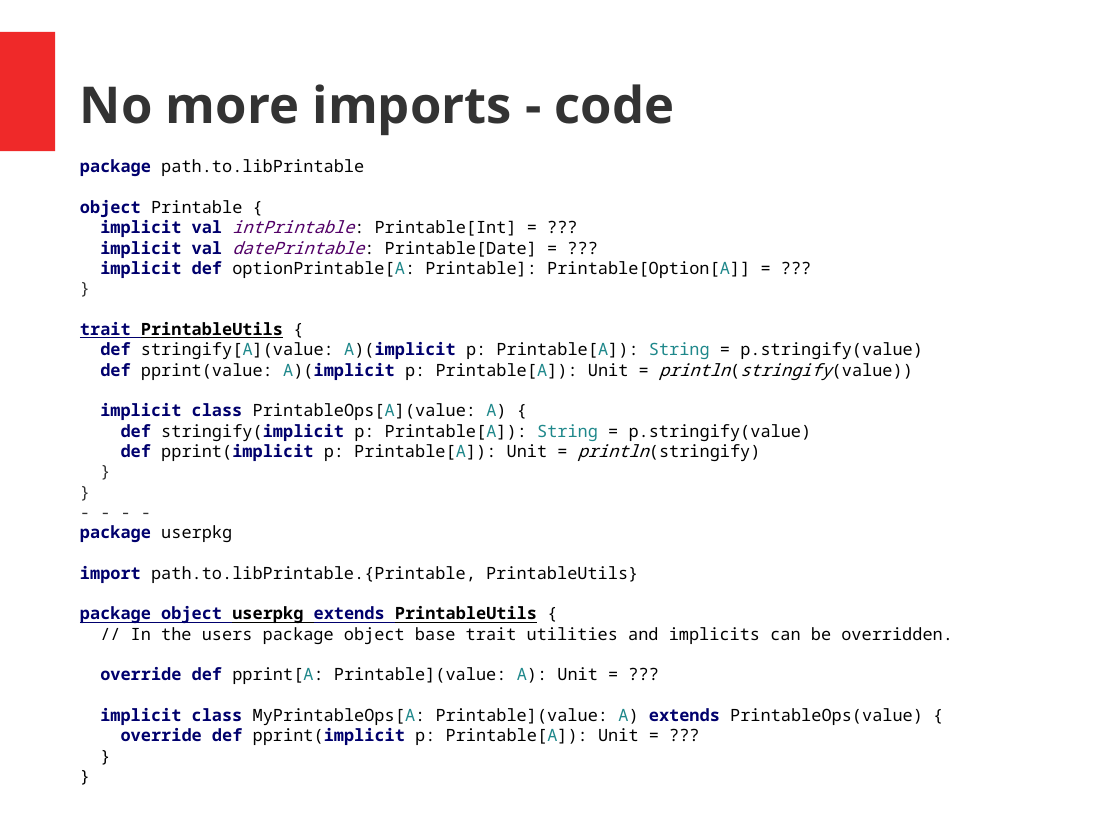
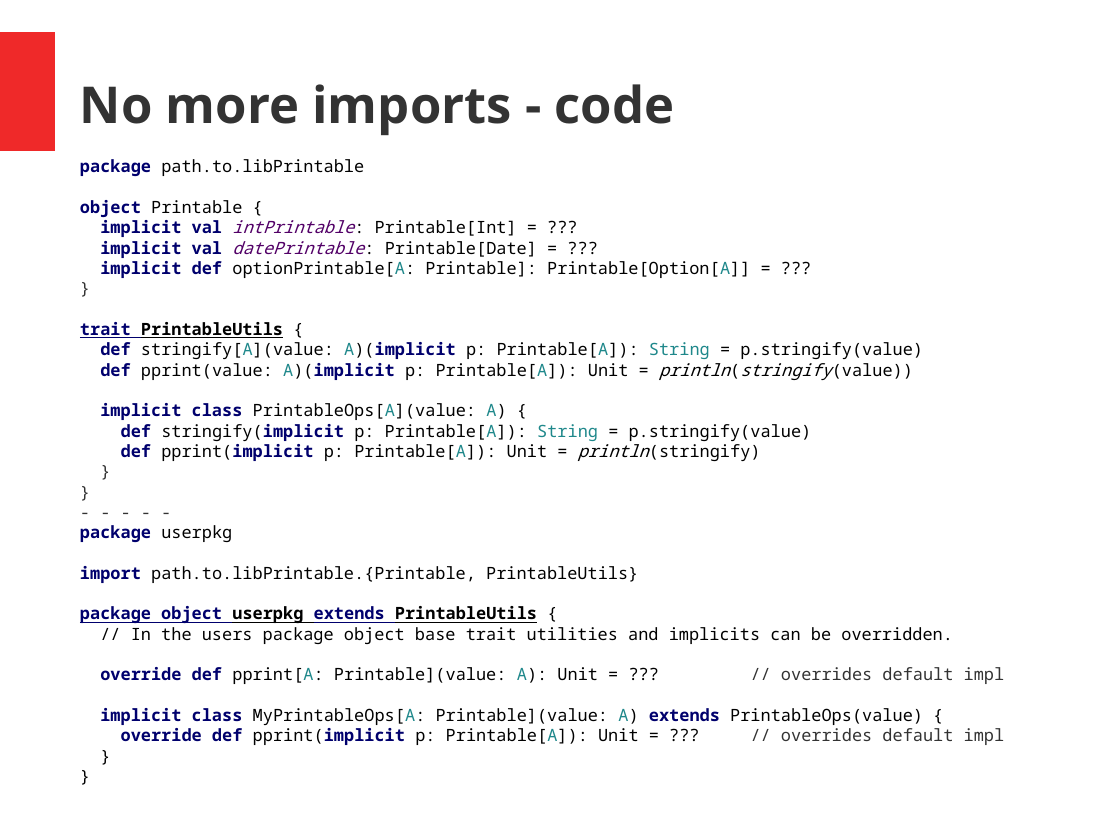
Before and after one commit to hermannhueck/typeclasses, a slide deck: slide 33 of Slides/TypeClasses.pptx (slide 32 before the commit). Drawn at 1120x840 pixels with LibreOffice and Linux fonts; fonts in the diff are those of the drawing. Boxes give left, top, right and bottom in pixels: in the first picture for what was removed or moved away, otherwise in the second. Text is boxed around its words. In the diff, an @@ line names an element or a change of style, - is before the commit and + after.

```diff
--- a/Slides/TypeClasses.pptx
+++ b/Slides/TypeClasses.pptx
@@ text at (x1=80, y1=159, x2=1005, y2=745): text changed @@
-- - - -
+- - - - -
@@ text at (x1=100, y1=667, x2=1005, y2=684): text changed @@
-override def pprint[A: Printable](value: A): Unit = ???
+override def pprint[A: Printable](value: A): Unit = ??? // overrides default impl
@@ text at (x1=121, y1=728, x2=1005, y2=745): text changed @@
-override def pprint(implicit p: Printable[A]): Unit = ???
+override def pprint(implicit p: Printable[A]): Unit = ??? // overrides default impl
```
Also in this commit, not shown: 34 other slides changed, 1 slide added, 1 other file.
